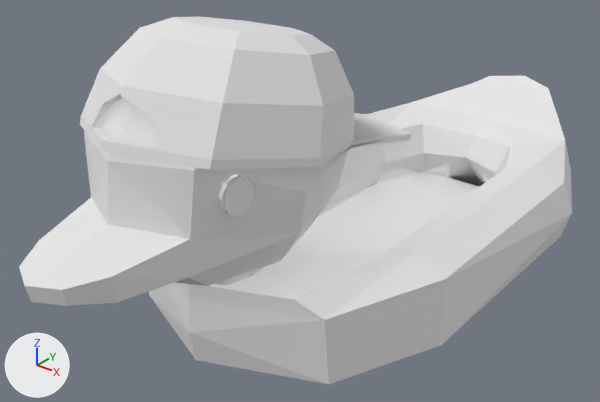
What one commit did to the OBJ model MonsterDuck/Assets/Models/ducc.obj.
Before and after are seen from a camera (50 mm lens) standing at (3.73, -5.74, 3.46) and looking at (-0.24, -0.77, 0.38). Arrows for +X, +Y and +Z are at lower left; the lights stay in place. Where no turn or scale is listed for an object, it has been applied to the vertices.

Script lines for the objects in view, before the commit:
```python
mat_hat_2_001 = principled_material('Hat_2.001')
mat_hat_2_001.base_color = (0.8, 0.8, 0.8)  # white #e7e7e7
mat_hat_2_001.roughness = 1.0
mat_hat_3_001 = principled_material('Hat_3.001')
mat_hat_3_001.base_color = (0.8, 0.8, 0.8)  # white #e7e7e7
mat_hat_3_001.roughness = 1.0
mat_shuba_001 = principled_material('shuba.001')
mat_shuba_001.base_color = (0.8, 0.8, 0.8)  # white #e7e7e7
mat_shuba_001.roughness = 1.0
mat_shuba_beak_001 = principled_material('shuba_beak.001')
mat_shuba_beak_001.base_color = (0.8, 0.8, 0.8)  # white #e7e7e7
mat_shuba_beak_001.roughness = 1.0
mat_shuba_eyes_001 = principled_material('shuba_eyes.001')
mat_shuba_eyes_001.base_color = (0.8, 0.8, 0.8)  # white #e7e7e7
mat_shuba_eyes_001.roughness = 1.0
me_ducc_001_shuba_001_0 = bpy.data.meshes.new('Ducc.001_shuba.001_0')
me_ducc_001_shuba_001_0.from_pydata(...)  # 305 vertices, 592 faces, 62 loose edges; spans x -1.4..1.4, y -3.57..3.07, z -0.4..2.2
# faces by material slot: [296, 71, 28, 56, 119, 22]
me_ducc_001_shuba_001_0.materials.append(mat_shuba_001)  # white #e7e7e7
me_ducc_001_shuba_001_0.materials.append(mat_hat_3_001)  # white #e7e7e7
me_ducc_001_shuba_001_0.materials.append(mat_shuba_beak_001)  # white #e7e7e7
me_ducc_001_shuba_001_0.materials.append(mat_shuba_eyes_001)  # white #e7e7e7
me_ducc_001_shuba_001_0.materials.append(mat_hat_2_001)  # white #e7e7e7
me_ducc_001_shuba_001_0.materials.append(mat_hat_001)  # white #e7e7e7
ob_ducc_001_shuba_001_0 = bpy.data.objects.new('Ducc.001_shuba.001_0', me_ducc_001_shuba_001_0)
ob_ducc_001_shuba_001_0.location = (0.0, 0.0, 0.0)
```
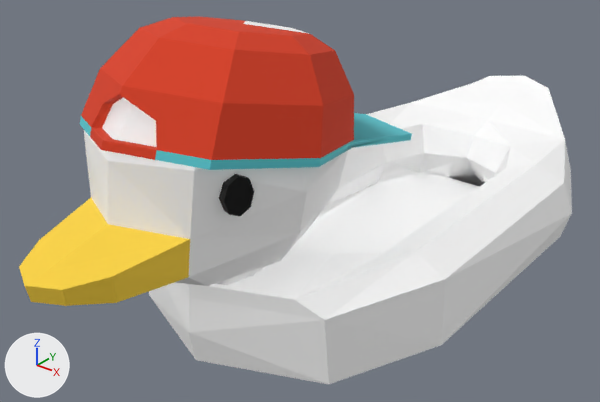
Location of each change, (x1, y1, x2, y2) in pixels of the pictures (600 x 402 px):
'Ducc.001_shuba.001_0', recoloured: (19, 16, 572, 384) in both

Edits to the bpy script that builds the scene:
```text
Change mat_shuba_001:
    mat_shuba_001.base_color: (0.8, 0.8, 0.8) -> (1.0, 1.0, 1.0)  # white #e7e7e7 -> white #ffffff
Change mat_hat_3_001:
    mat_hat_3_001.base_color: (0.8, 0.8, 0.8) -> (0.102, 0.604, 0.672)  # white #e7e7e7 -> cyan #5accd6
Change mat_shuba_beak_001:
    mat_shuba_beak_001.base_color: (0.8, 0.8, 0.8) -> (0.973, 0.658, 0.0482)  # white #e7e7e7 -> yellow #fcd43e
Change mat_shuba_eyes_001:
    mat_shuba_eyes_001.base_color: (0.8, 0.8, 0.8) -> (0.0, 0.0, 0.0)  # white #e7e7e7 -> black #000000
Change mat_hat_2_001:
    mat_hat_2_001.base_color: (0.8, 0.8, 0.8) -> (0.716, 0.0497, 0.0144)  # white #e7e7e7 -> red #dc3f20
```
